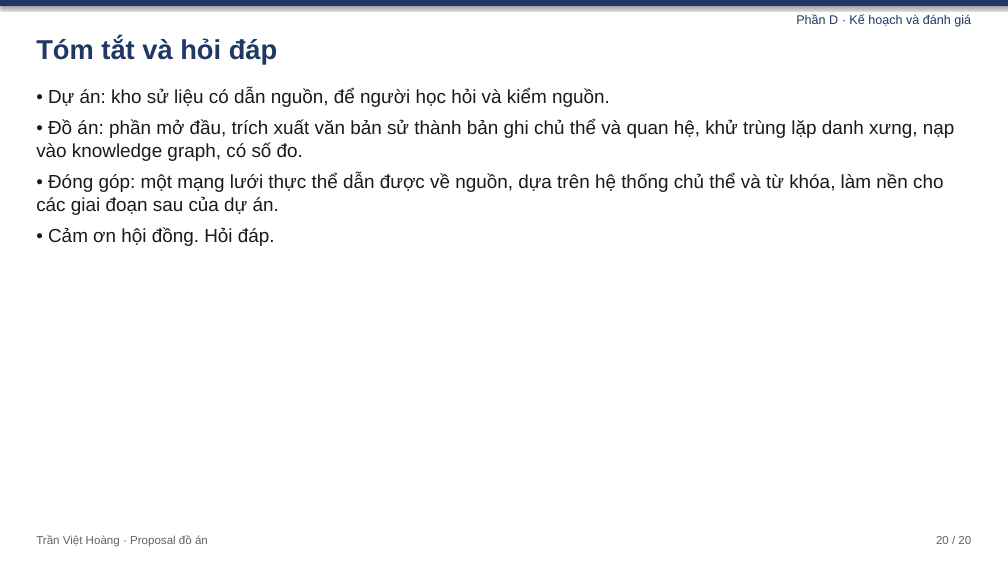
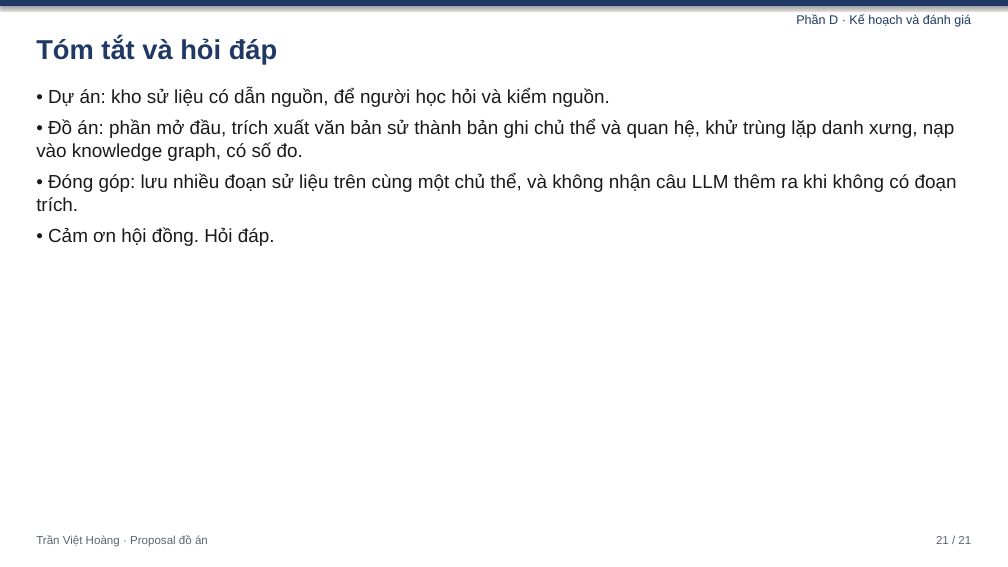
Before and after one commit to quac17/History-graph-db, a slide deck: slide 21 of Do An/slide-bao-cao-proposal.pptx (slide 20 before the commit). Drawn at 1008x567 pixels with LibreOffice and Linux fonts; fonts in the diff are those of the drawing. Boxes give left, top, right and bottom in pixels: in the first picture for what was removed or moved away, otherwise in the second. Text is boxed around its words. In the diff, an @@ line names an element or a change of style, - is before the commit and + after.

```diff
--- a/Do An/slide-bao-cao-proposal.pptx
+++ b/Do An/slide-bao-cao-proposal.pptx
@@ text at <box>36,173,957,211</box>: text changed @@
-• Đóng góp: một mạng lưới thực thể dẫn được về nguồn, dựa trên hệ thống chủ thể và từ khóa, làm nền cho các giai đoạn sau của dự án.
+• Đóng góp: lưu nhiều đoạn sử liệu trên cùng một chủ thể, và không nhận câu LLM thêm ra khi không có đoạn trích.
@@ text at <box>936,536,971,544</box>: text changed @@
-20 / 20
+21 / 21
```
Also in this commit, not shown: 19 other slides changed, 1 slide added, 16 other files.
